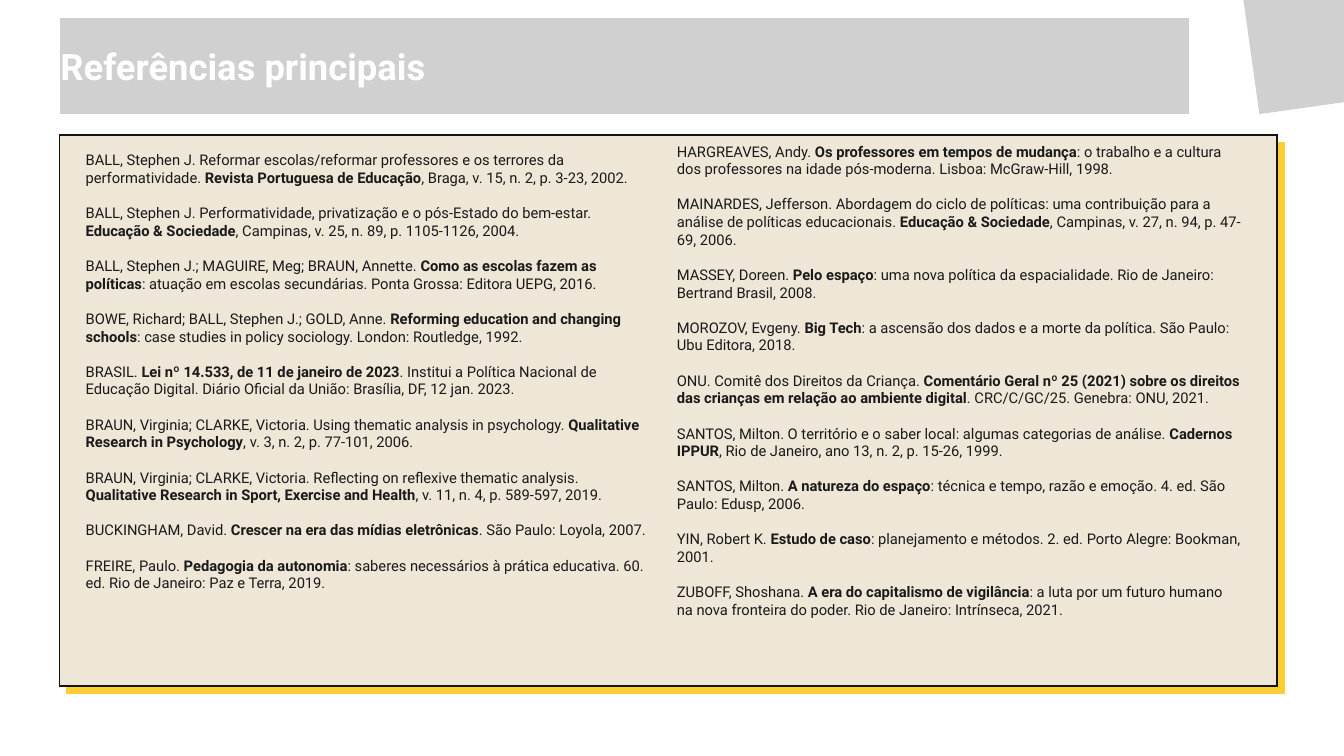
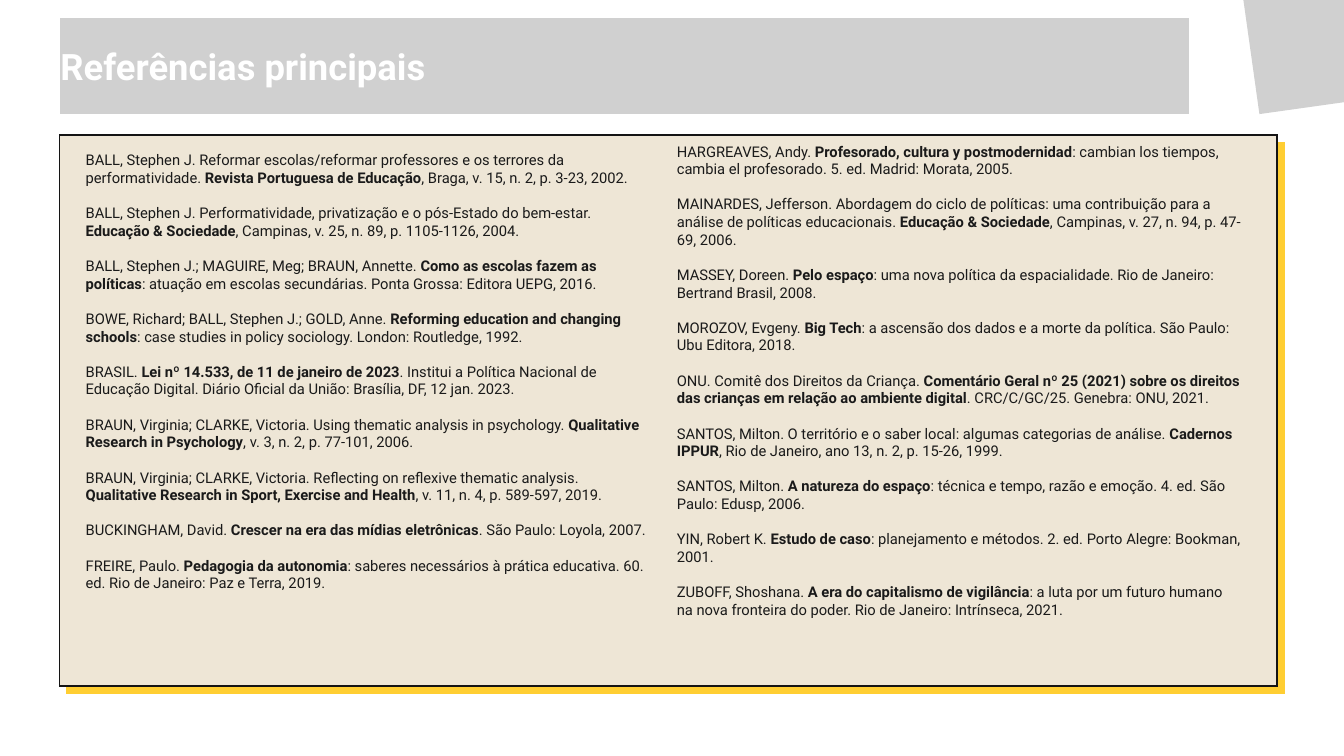
Before and after one commit to yzynya-beep/Tese, a slide deck: slide 20 of apresentacao_qualificacao/Seminario_qualificacao_20_slides_novo_projeto.pptx. Drawn at 1344x756 pixels with LibreOffice and Linux fonts; fonts in the diff are those of the drawing; grey boxes stand for pictures; background and template pictures are left out. Boxes give left, top, right and bottom in pixels: in the first picture for what was removed or moved away, otherwise in the second. Text is boxed around its words. In the diff, an @@ line names an element or a change of style, - is before the commit and + after.

```diff
--- a/apresentacao_qualificacao/Seminario_qualificacao_20_slides_novo_projeto.pptx
+++ b/apresentacao_qualificacao/Seminario_qualificacao_20_slides_novo_projeto.pptx
@@ text at box(677, 146, 1219, 177): text changed @@
-HARGREAVES, Andy. Os professores em tempos de mudança: o trabalho e a cultura dos professores na idade pós-moderna. Lisboa: McGraw-Hill, 1998.
+HARGREAVES, Andy. Profesorado, cultura y postmodernidad: cambian los tiempos, cambia el profesorado. 5. ed. Madrid: Morata, 2005.
```
Also in this commit, not shown: 2 other slides changed, 4 other files.
